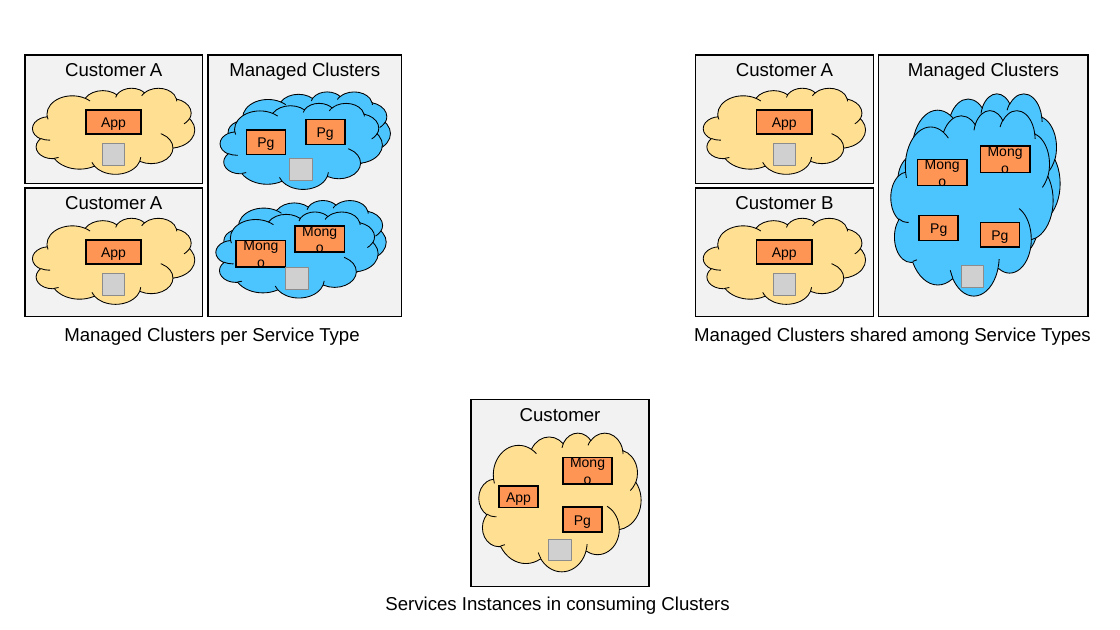
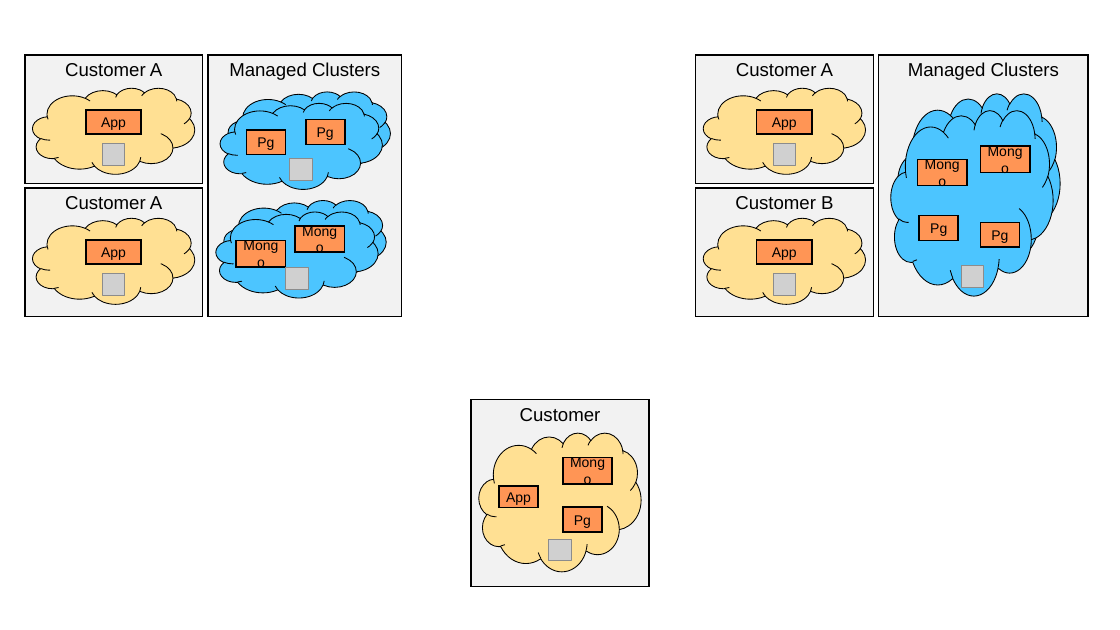
Before and after one commit to cloudfoundry/service-fabrik-broker, a slide deck: slide 25 of interoperator/docs/architecture/diagrams.pptx. Drawn at 1120x630 pixels with LibreOffice and Linux fonts; fonts in the diff are those of the drawing; grey boxes stand for pictures. Boxes give left, top, right and bottom in pixels: in the first picture for what was removed or moved away, otherwise in the second. Text is boxed around its words. In the diff, an @@ line names an element or a change of style, - is before the commit and + after.

```diff
--- a/interoperator/docs/architecture/diagrams.pptx
+++ b/interoperator/docs/architecture/diagrams.pptx
@@ text removed at bbox=[64, 327, 359, 345] @@
-Managed Clusters per Service Type
@@ text removed at bbox=[694, 327, 1091, 345] @@
-Managed Clusters shared among Service Types
@@ text removed at bbox=[385, 596, 729, 614] @@
-Services Instances in consuming Clusters
```
Also in this commit, not shown: 4 other slides changed, 8 other files.
